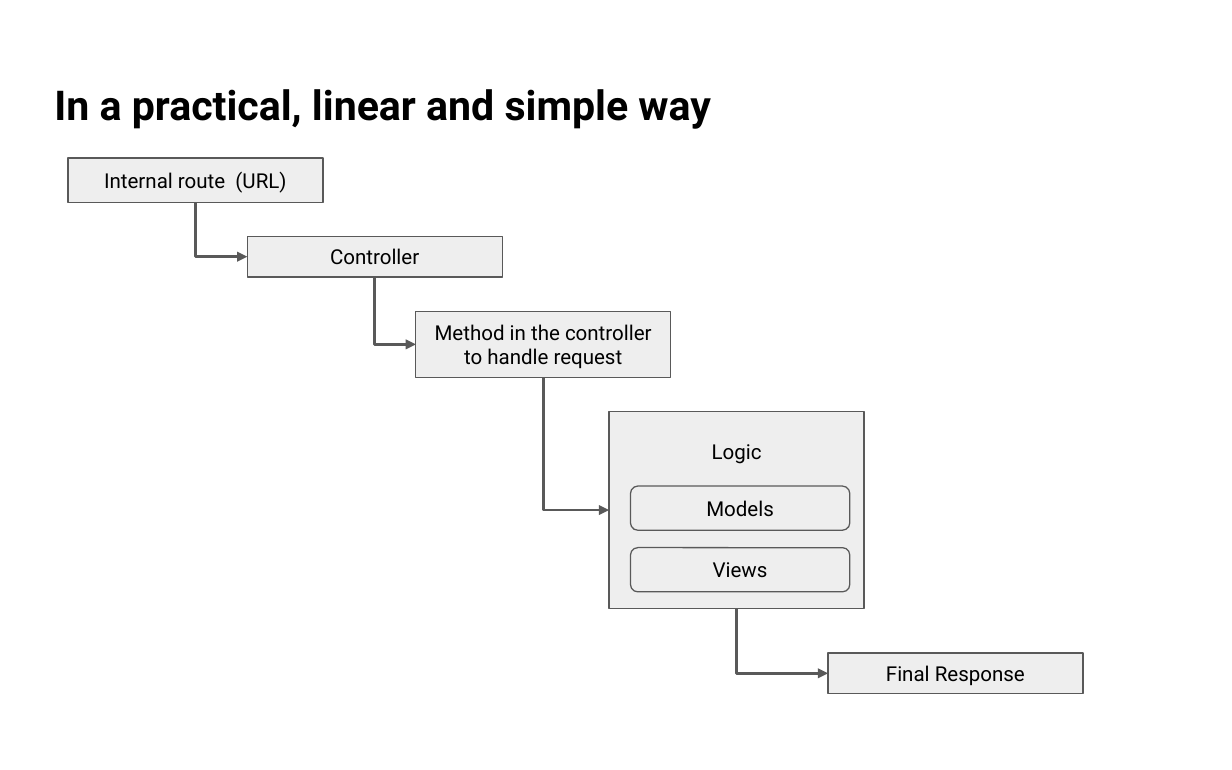
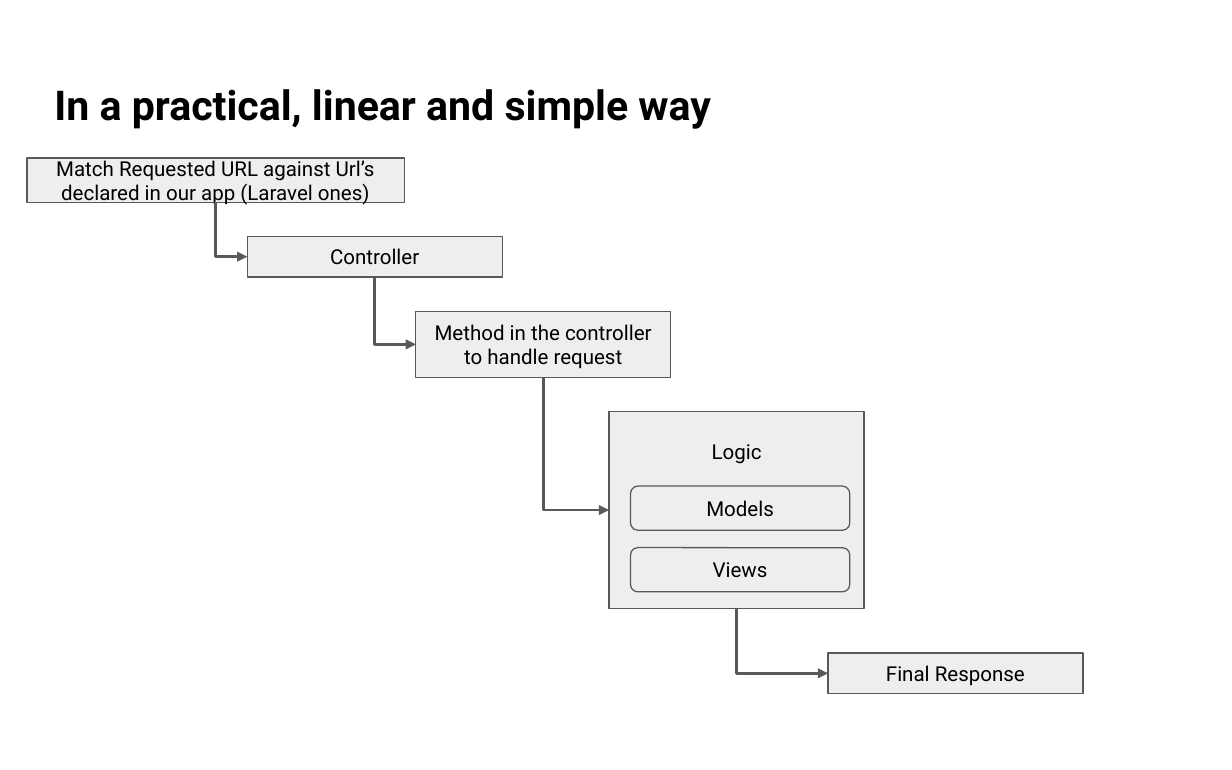
Before and after one commit to juan-morales/laravel-workshop-blog, a slide deck: slide 25 of presentation/Presentation.pptx. Drawn at 1232x770 pixels with LibreOffice and Linux fonts; fonts in the diff are those of the drawing. Boxes give left, top, right and bottom in pixels: in the first picture for what was removed or moved away, otherwise in the second. Text is boxed around its words. In the diff, an @@ line names an element or a change of style, - is before the commit and + after.

```diff
--- a/presentation/Presentation.pptx
+++ b/presentation/Presentation.pptx
@@ rectangle "Match Requested URL against Url’s ...": place and size @@
-rectangle "Match Requested URL against Url’s ..." at [68,158,323,202]
+rectangle "Match Requested URL against Url’s ..." at [27,158,404,202]
@@ text in rectangle at [56,157,375,206]: text changed @@
-Internal route (URL)
+Match Requested URL against Url’s declared in our app (Laravel ones)
@@ elbow arrow moved from (196, 202) - (248, 256) to (216, 202) - (248, 256) @@
```
Also in this commit, not shown: 7 other slides changed, 2 slides added.
